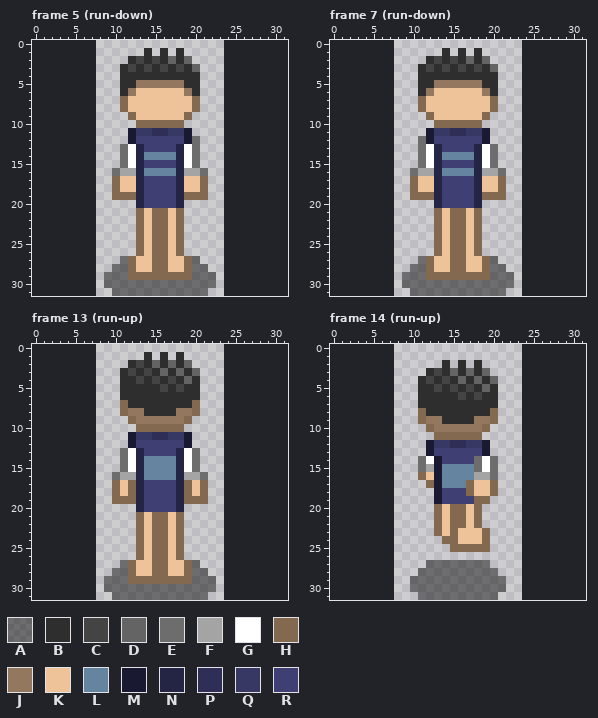
Two states of a pixel-art file, Shroomfall/entity/player/player.aseprite. The picture above was drawn from the file before the commit.
16x32 pixels, 36 frames. Colours within 5 levels of each other are drawn and written as one. Shown: frame 5 (run-down), frame 7 (run-down), frame 13 (run-up), frame 14 (run-up). The old version is drawn lined up with the new one, on the new canvas. The commit also changed other frames, which this record leaves out.
Visible layers, top first: "hair/short", "shirt/purple", "skin/skin", "skin/shadow".
Palette (. is transparent): A #00000077  B #2e2e2e  C #444444  D #646464  E #6d6d6d  F #a4a4a4  G #ffffff  H #826950  J #93785f  K #eec39a  L #65849f  M #191932  N #242444  P #2e2e57  Q #383864  R #3f3f74
Pixels before, frame 5 (run-down), first column x 9:
 1 .....B.B.B....
 2 ...BCBCBDBD...
 3 ..BCBCBCBCBD..
 4 ..BBBBBBBBBB..
 5 ..BBJJJJJJBB..
 6 ..BJKKKKKKJB..
 7 ..HKKKKKKKKH..
 8 ..HKKKKKKKKH..
 9 ...HKKKKKKH...
10 ....HHHHHH....
11 ...MQQPPQQM...
12 ...MRRRRRRME..
13 ..EGNRRRRNGE..
14 ..EGNLLLLNGE..
15 ..EGNRRRRNGE..
16 .EFFNLLLLNFFE.
17 .HKKNRRRRNKKH.
18 .HKKNRRRRNKKH.
19 .HHHNRRRRNHHH.
20 ....NRRRRN....
21 ....HKHHKH....
22 ....HKHHKH....
23 ....HKHHKH....
24 ....HKHHKH....
25 ....HKHHKH....
26 ....HKHHKH....
27 ..AHKKHHKKHA..
28 .AAHKKHHKKHAA.
29 AAAHHHHHHHHAAA
30 AAAAAAAAAAAAAA
31 .AAAAAAAAAAAA.
Pixels before, frame 7 (run-down), first column x 9:
 1 .....B.B.B....
 2 ...BCBCBDBD...
 3 ..BCBCBCBCBD..
 4 ..BBBBBBBBBB..
 5 ..BBJJJJJJBB..
 6 ..BJKKKKKKJB..
 7 ..HKKKKKKKKH..
 8 ..HKKKKKKKKH..
 9 ...HKKKKKKH...
10 ....HHHHHH....
11 ...MQQPPQQM...
12 ..EMRRRRRRM...
13 ..EGNRRRRNGE..
14 ..EGNLLLLNGE..
15 ..EGNRRRRNGE..
16 .EFFNLLLLNFFE.
17 .HKKNRRRRNKKH.
18 .HKKNRRRRNKKH.
19 .HHHNRRRRNHHH.
20 ....NRRRRN....
21 ....HKHHKH....
22 ....HKHHKH....
23 ....HKHHKH....
24 ....HKHHKH....
25 ....HKHHKH....
26 ....HKHHKH....
27 ..AHKKHHKKHA..
28 .AAHKKHHKKHAA.
29 AAAHHHHHHHHAAA
30 AAAAAAAAAAAAAA
31 .AAAAAAAAAAAA.
Pixels before, frame 13 (run-up), first column x 9:
 1 .....B.B.B....
 2 ...BCBDBDBD...
 3 ..BCBCBDBDBD..
 4 ..BBCBCBCBDB..
 5 ..BBBBBCBCBB..
 6 ..BBBBBBBBBB..
 7 ..HBBBBBBBBH..
 8 ..HJJBBBBJJH..
 9 ...HJJJJJJH...
10 ....HHHHHH....
11 ...MQQPPQQM...
12 ...MRRRRRRM...
13 ..EGNRRRRNGE..
14 ..EGNLLLLNGE..
15 ..EGNLLLLNGE..
16 .EFFNLLLLNFFE.
17 .HKHNRRRRNHKH.
18 .HKHNRRRRNHKH.
19 .HHHNRRRRNHHH.
20 ....NRRRRN....
21 ....HKHHKH....
22 ....HKHHKH....
23 ....HKHHKH....
24 ....HKHHKH....
25 ....HKHHKH....
26 ....HKHHKH....
27 ..AHKKHHKKHA..
28 .AAHKKHHKKHAA.
29 AAAHHHHHHHHAAA
30 AAAAAAAAAAAAAA
31 .AAAAAAAAAAAA.
Pixels before, frame 14 (run-up), first column x 10:
 2 ....B.B.B...
 3 ..BCBDBDBD..
 4 .BCBCBDBDBD.
 5 .BBCBCBCBDB.
 6 .BBBBBCBCBB.
 7 .BBBBBBBBBB.
 8 .HBBBBBBBBH.
 9 .HJJBBBBJJH.
10 ..HJJJJJJH..
11 ...HHHHHH...
12 ..MQQPPQQM..
13 ..MRRRRRRM..
14 .EGMRRRREGE.
15 .EFMLLLLEGE.
16 .HKMLLLLFFE.
17 ..HMLLLHKKH.
18 ...MRRRHKKH.
19 ...MRRRRHH..
20 ...HKHHKH...
21 ...HKHHKH...
22 ...HKHHKH...
23 ...HKHKKKH..
24 ....HHKKKH..
25 .....HHHHH..
26 ............
27 ..AAAAAAAA..
28 .AAAAAAAAAA.
29 AAAAAAAAAAAA
30 AAAAAAAAAAAA
31 .AAAAAAAAAA.
Now the later version:
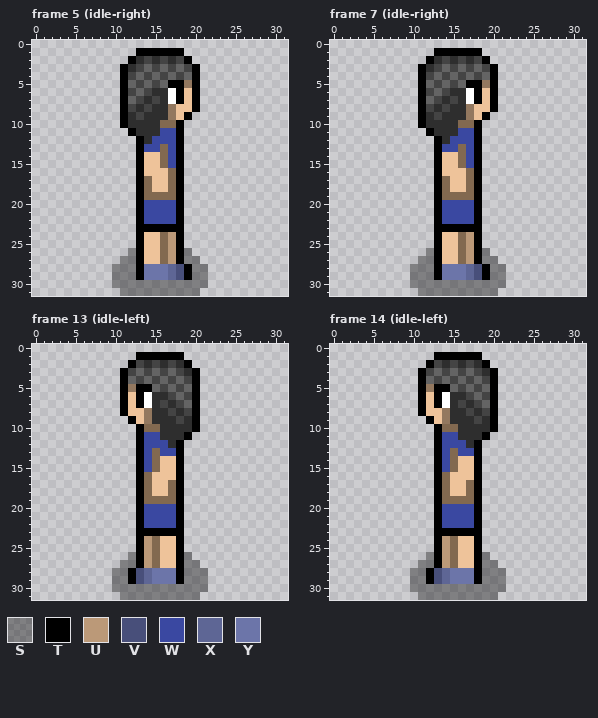
Colours new in this view: S #00000060  T #000000  U #bb9978  V #484f7a  W #3a48a1  X #5e6695  Y #6c75a9
Difference:
canvas 16x32 -> 32x32, the old top-left corner now at 8,0
Changed rows in their new state; - is an unchanged pixel.
Frame 5 (idle-right):
first column x 9:
 1 ----TTTTTT----
 2 ---TBCBCBCT---
 3 --TBCDCDCDCT--
 4 --TCDCDCDCDT--
 5 --TDCDCDTTJT--
 6 --TCDCBBGTKT--
 7 --TDCBCBGT-T--
 8 --TCBCBBJ--T--
 9 --TBCBBBJ-T---
10 --TBBBB--T----
11 ---TBBBWWT.---
12 ---.TBWWWT..--
13 --..TWWHWT..--
14 --..TKKHWT..--
15 --..TKKHWT..--
16 -...TKKKHT...-
17 -...THKKHT...-
18 -...THKKHT...-
19 -...THHHHT...-
20 ----TWWWWT----
21 ----TWWWWT----
22 ----TWWWWT----
23 ----TTTTTT----
24 ----T-K-UT----
25 ----T-K-UT----
26 ---ST-K-UTS---
27 --SST-K-UTSS--
28 -SSSTYYYXVTSS-
29 .SSSTYYYXVTSS.
30 .SSSSSSSSSSSS.
31 -.SSSSSSSSSS.-
Frame 7 (idle-right):
first column x 9:
 1 ----TTTTTT----
 2 ---TBCBCBCT---
 3 --TBCDCDCDCT--
 4 --TCDCDCDCDT--
 5 --TDCDCDTTJT--
 6 --TCDCBBGTKT--
 7 --TDCBCBGT-T--
 8 --TCBCBBJ--T--
 9 --TBCBBBJ-T---
10 --TBBBB--T----
11 ---TBBBWWT.---
12 --..TBWWWT.---
13 --..TWWHWT..--
14 --..TKKHWT..--
15 --..TKKHWT..--
16 -...TKKKHT...-
17 -...THKKHT...-
18 -...THKKHT...-
19 -...THHHHT...-
20 ----TWWWWT----
21 ----TWWWWT----
22 ----TWWWWT----
23 ----TTTTTT----
24 ----T-K-UT----
25 ----T-K-UT----
26 ---ST-K-UTS---
27 --SST-K-UTSS--
28 -SSSTYYYXVTSS-
29 .SSSTYYYXVTSS.
30 .SSSSSSSSSSSS.
31 -.SSSSSSSSSS.-
Frame 13 (idle-left):
first column x 9:
 1 ----TTTTTT----
 2 ---T--C-C-T---
 3 --T-D-DCDC-T--
 4 --TD-D-D-DCT--
 5 --TJTTD-D-DT--
 6 --TKTG--CDCT--
 7 --TKTG-C-CDT--
 8 --TKKJ--CBCT--
 9 ---TK-BBBCBT--
10 ----T--BBBBT--
11 ---.TWWBBBT---
12 ---.TWWWBT.---
13 --..TWHWWT..--
14 --..TWHKKT..--
15 --..TWHKKT..--
16 -...THKKKT...-
17 -...THKKHT...-
18 -...THKKHT...-
19 -...THHHHT...-
20 ----TWWWWT----
21 ----TWWWWT----
22 ----TWWWWT----
23 ----TTTTTT----
24 ----TU-K-T----
25 ----TU-K-T----
26 ---STU-K-TS---
27 --SSTU-K-TSS--
28 -SSTVXYYYTSSS-
29 .SSTVXYYYTSSS.
30 .SSSSSSSSSSSS.
31 -.SSSSSSSSSS.-
Frame 14 (idle-left):
first column x 10:
 1 ---TTTTTT---
 2 --TC-C-C-T--
 3 -TCDC-C-CBT-
 4 -TDCDC-C-CT-
 5 -TJTTDCDC-T-
 6 -TKTG-BCDCT-
 7 -TKTG-C-CDT-
 8 -TKKJ--C-CT-
 9 -.TKJ---CBT-
10 --.THHBBBBT-
11 ---TWWBBBT--
12 --.TWWWBT.--
13 --.TWHWWT.--
14 -..TWHKKT..-
15 -..TWHKKT..-
16 -..THKKKT..-
17 --.THKK-T..-
18 ---THKK-T..-
19 ---THHHHT.--
20 ---TWWWWT---
21 ---TWWWWT---
22 ---TWWWWT---
23 ---TTTTTT.--
24 ---TU---T.--
25 ---TU-KKT.--
26 --STUHKKTS--
27 -SSTUHKKTSS-
28 SSTVXYYYTSSS
29 SSTVXYYYTSSS
30 SSSSSSSSSSSS
31 -SSSSSSSSSS-
